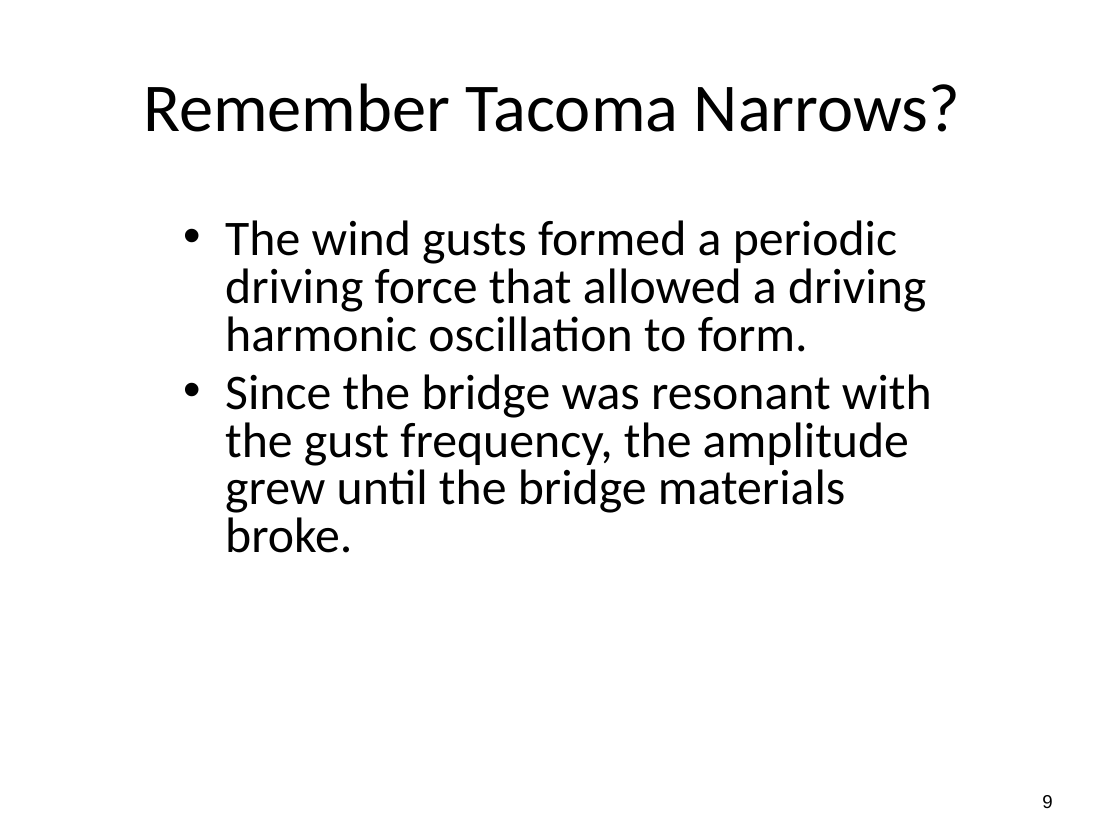
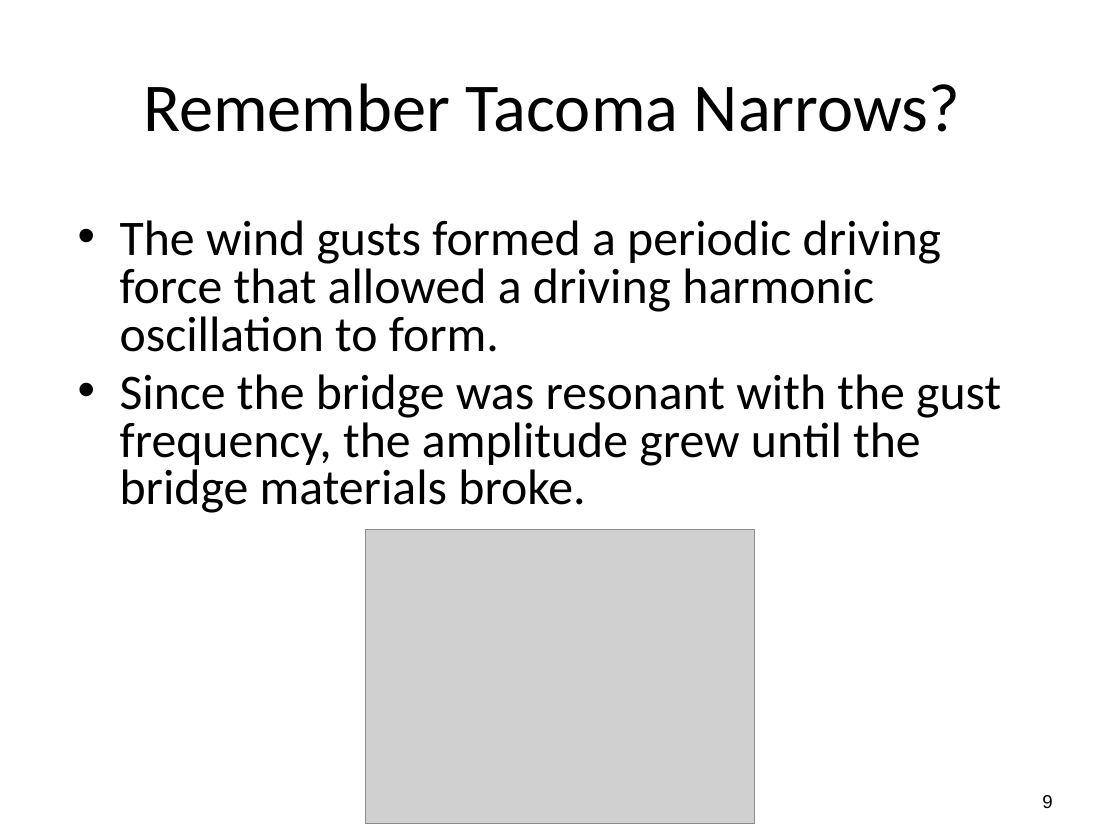
Before and after one commit to rtlines/Introductory-Physics-II, a slide deck: slide 9 of Lecture_Slides/PH 123 Lecture 04.pptx. Drawn at 1120x840 pixels with LibreOffice and Linux fonts; fonts in the diff are those of the drawing; grey boxes stand for pictures. Boxes give left, top, right and bottom in pixels: in the first picture for what was removed or moved away, otherwise in the second. Text is boxed around its words. In the diff, an @@ line names an element or a change of style, - is before the commit and + after.

```diff
--- a/Lecture_Slides/PH 123 Lecture 04.pptx
+++ b/Lecture_Slides/PH 123 Lecture 04.pptx
@@ text "The wind gusts formed a ..." rewrapped from [225,220,932,553] to [120,220,1001,513] @@
@@ picture added at [365,530,754,823] @@
```
Also in this commit, not shown: 1 slide added, 39 other files.
